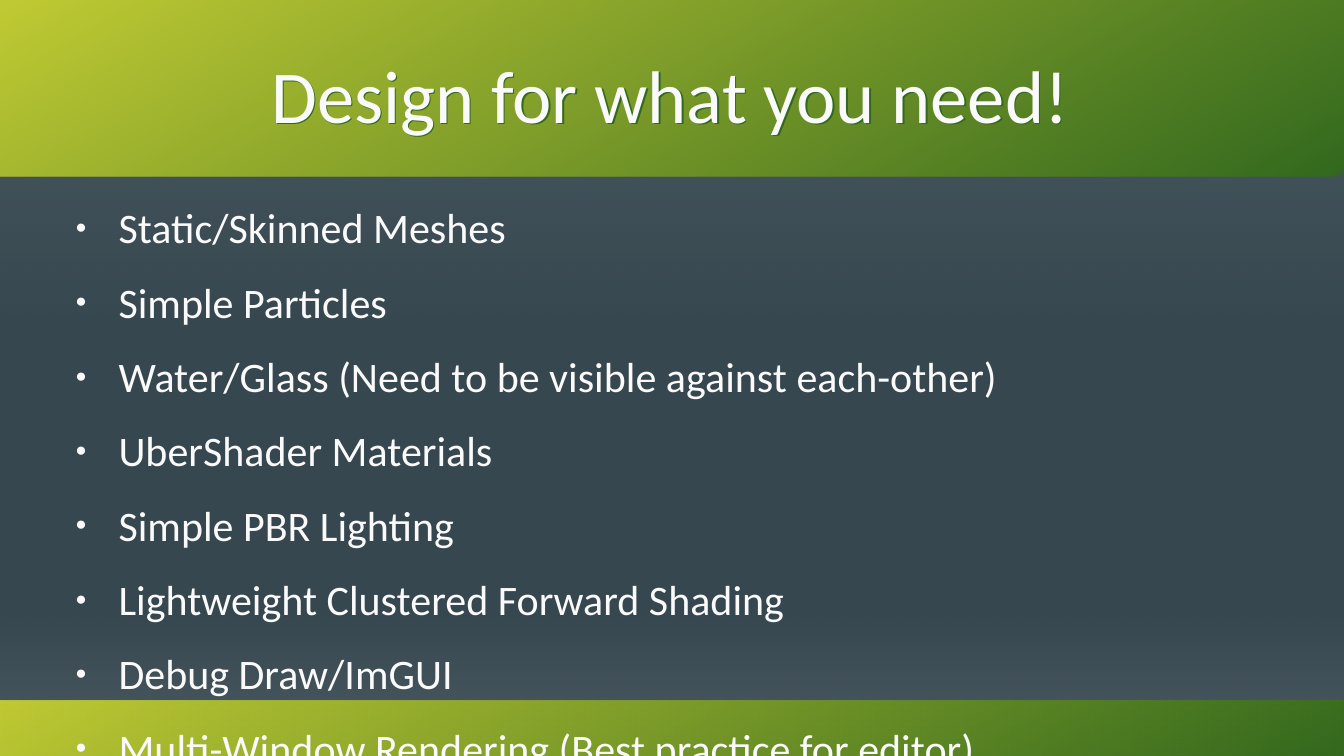
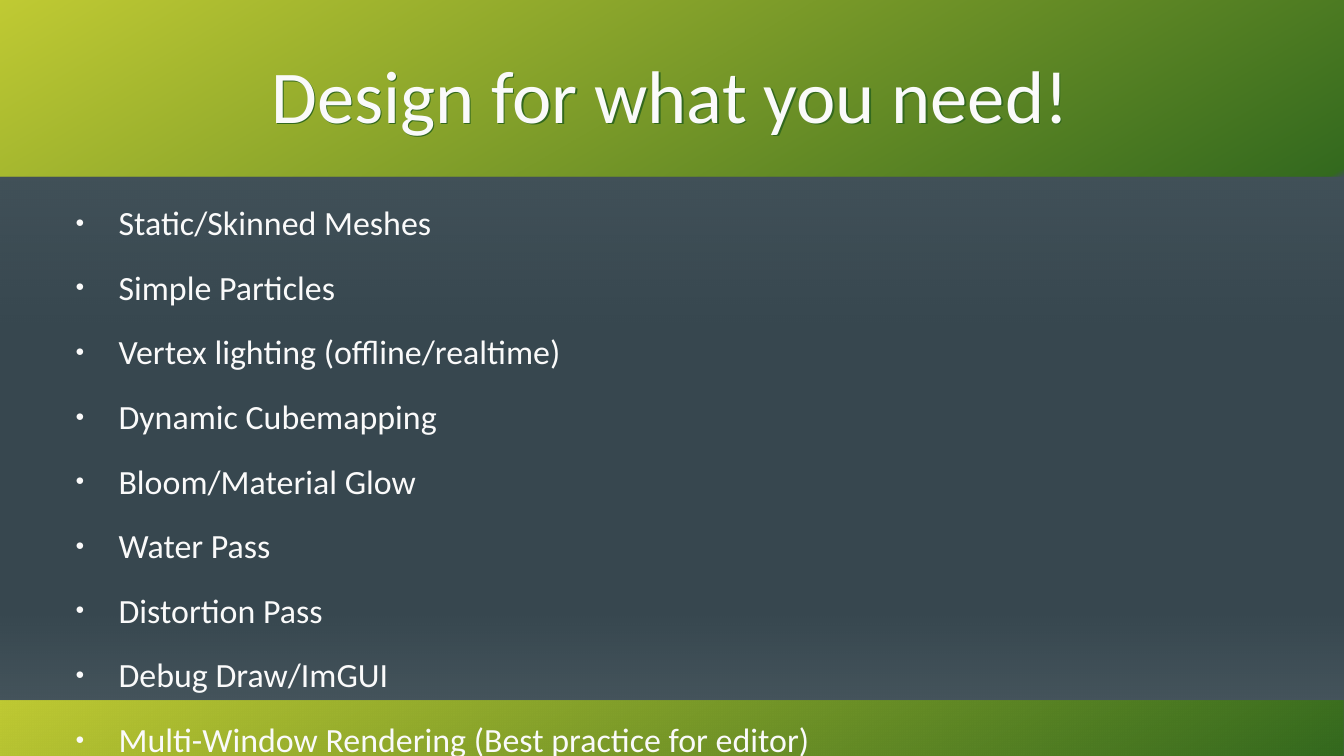
Before and after one commit to KenzieMac130/CitrusToolbox, a slide deck: slide 10 of docs/MovingToGpuDrivenRendering.odp. Drawn at 1344x756 pixels with LibreOffice and Linux fonts; fonts in the diff are those of the drawing. Boxes give left, top, right and bottom in pixels: in the first picture for what was removed or moved away, otherwise in the second. Text is boxed around its words. In the diff, an @@ line names an element or a change of style, - is before the commit and + after.

```diff
--- a/docs/MovingToGpuDrivenRendering.odp
+++ b/docs/MovingToGpuDrivenRendering.odp
@@ text at (119, 211, 809, 756): size 24.8 to 20 pt in "Static/Skinned Meshes", "Simple Particles", "Debug Draw/ImGUI", "Multi-Window Rendering (Best practice for editor)" @@
@@ text at (119, 339, 561, 624): text changed; size 24.8 to 20 pt @@
-● Water/Glass (Need to be visible against each-other)
-● UberShader Materials
-● Simple PBR Lighting
-● Lightweight Clustered Forward Shading
+● Vertex lighting (offline/realtime)
+● Dynamic Cubemapping
+● Bloom/Material Glow
+● Water Pass
+● Distortion Pass
```
Also in this commit, not shown: 6 other slides changed, 2 slides added, 3 slides removed, 30 other files.
